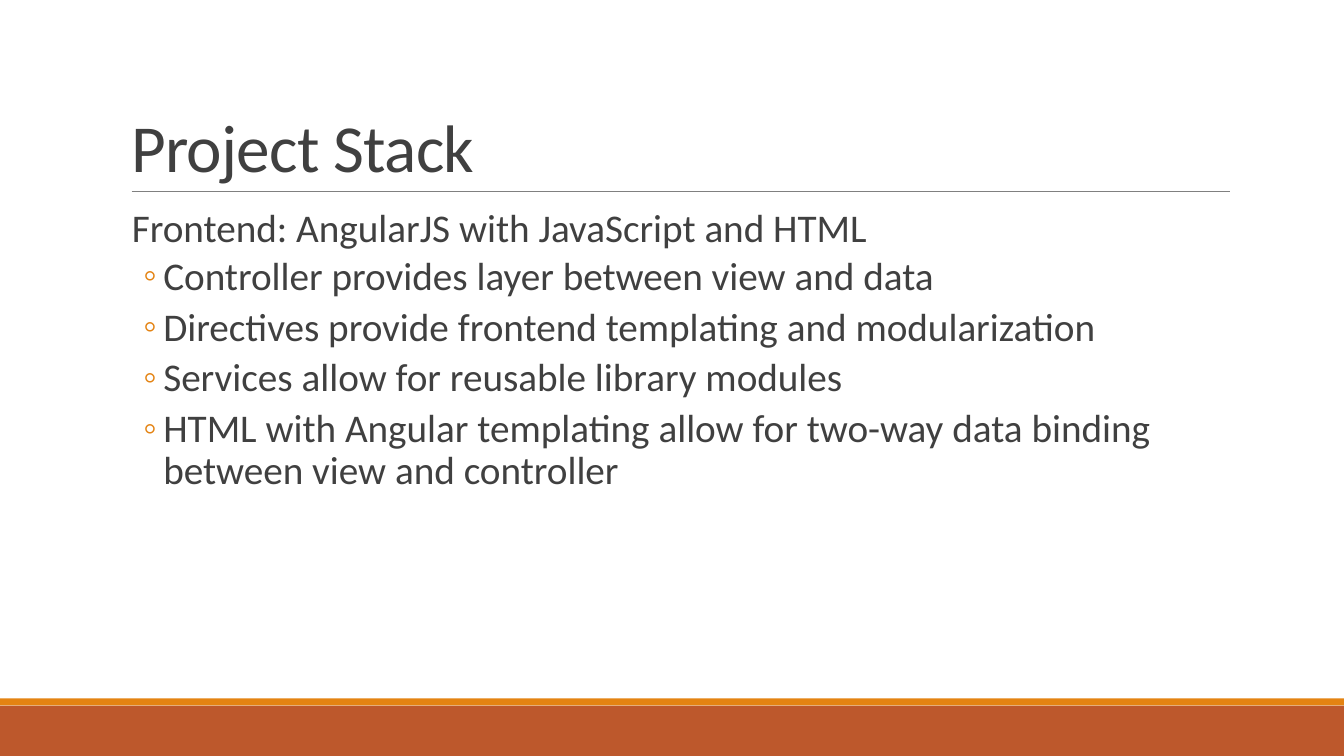
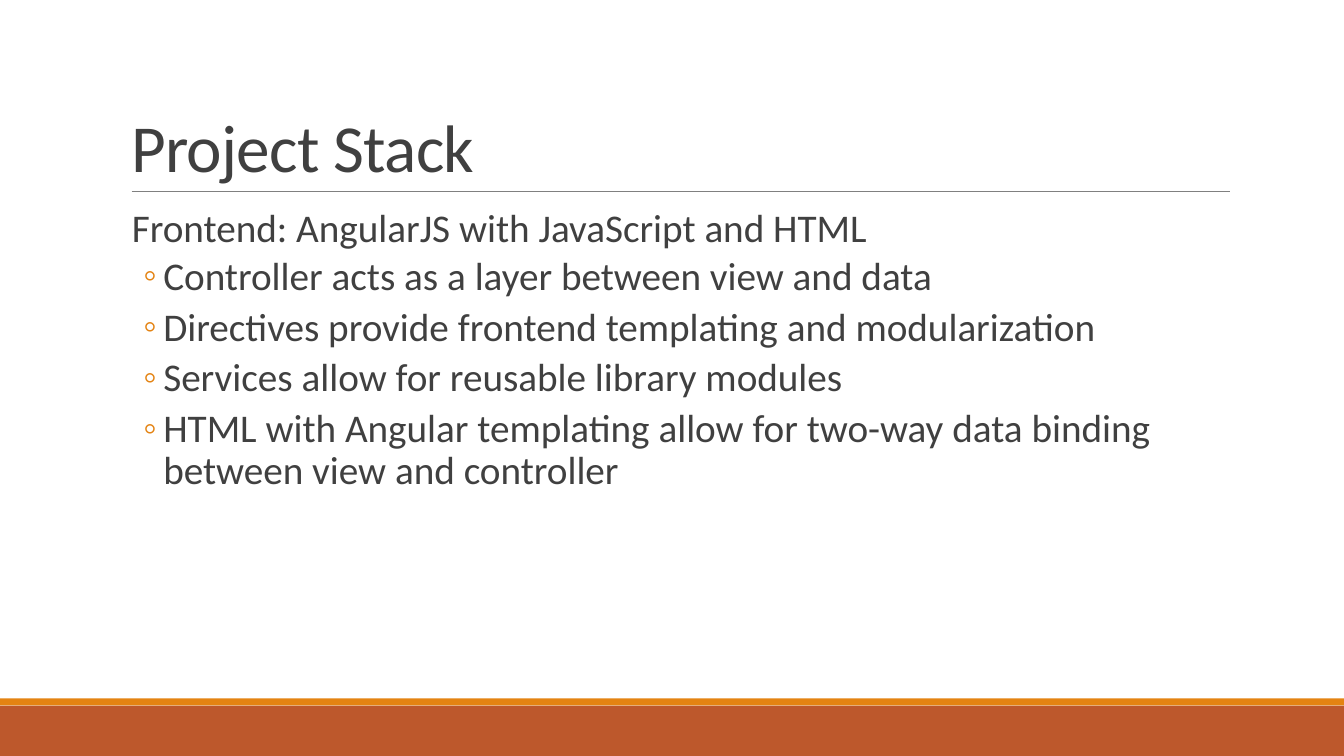
Before and after one commit to Bret-Finley/crime, a slide deck: slide 17 of docs/presentation.pptx (slide 5 before the commit). Drawn at 1344x756 pixels with LibreOffice and Linux fonts; fonts in the diff are those of the drawing. Boxes give left, top, right and bottom in pixels: in the first picture for what was removed or moved away, otherwise in the second. Text is boxed around its words. In the diff, an @@ line names an element or a change of style, - is before the commit and + after.

```diff
--- a/docs/presentation.pptx
+++ b/docs/presentation.pptx
@@ text at (163, 262, 931, 297): text changed @@
-  ◦ Controller provides layer between view and data
+  ◦ Controller acts as a layer between view and data
```
Also in this commit, not shown: 5 other slides changed, 3 other files.
